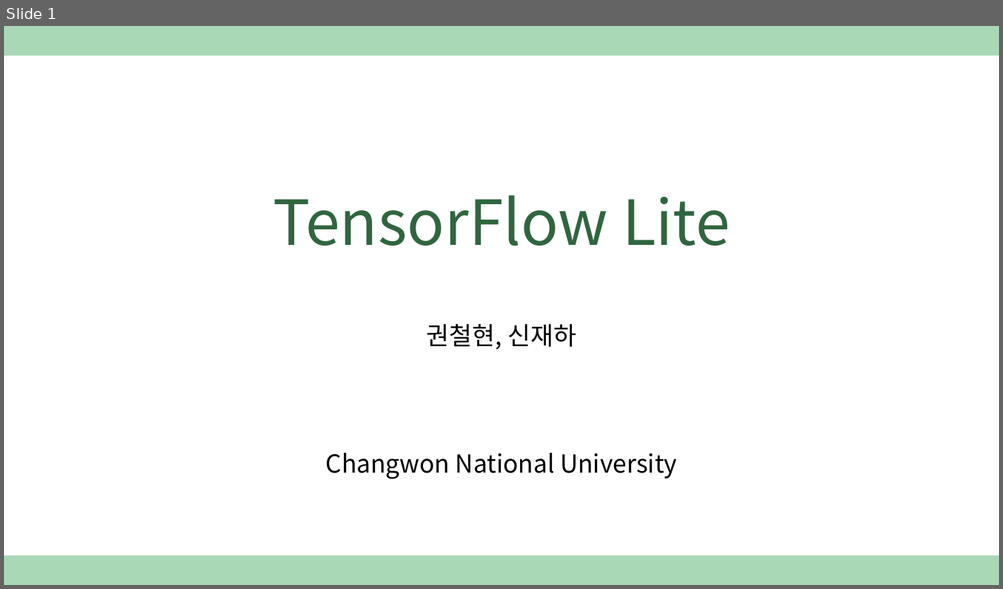
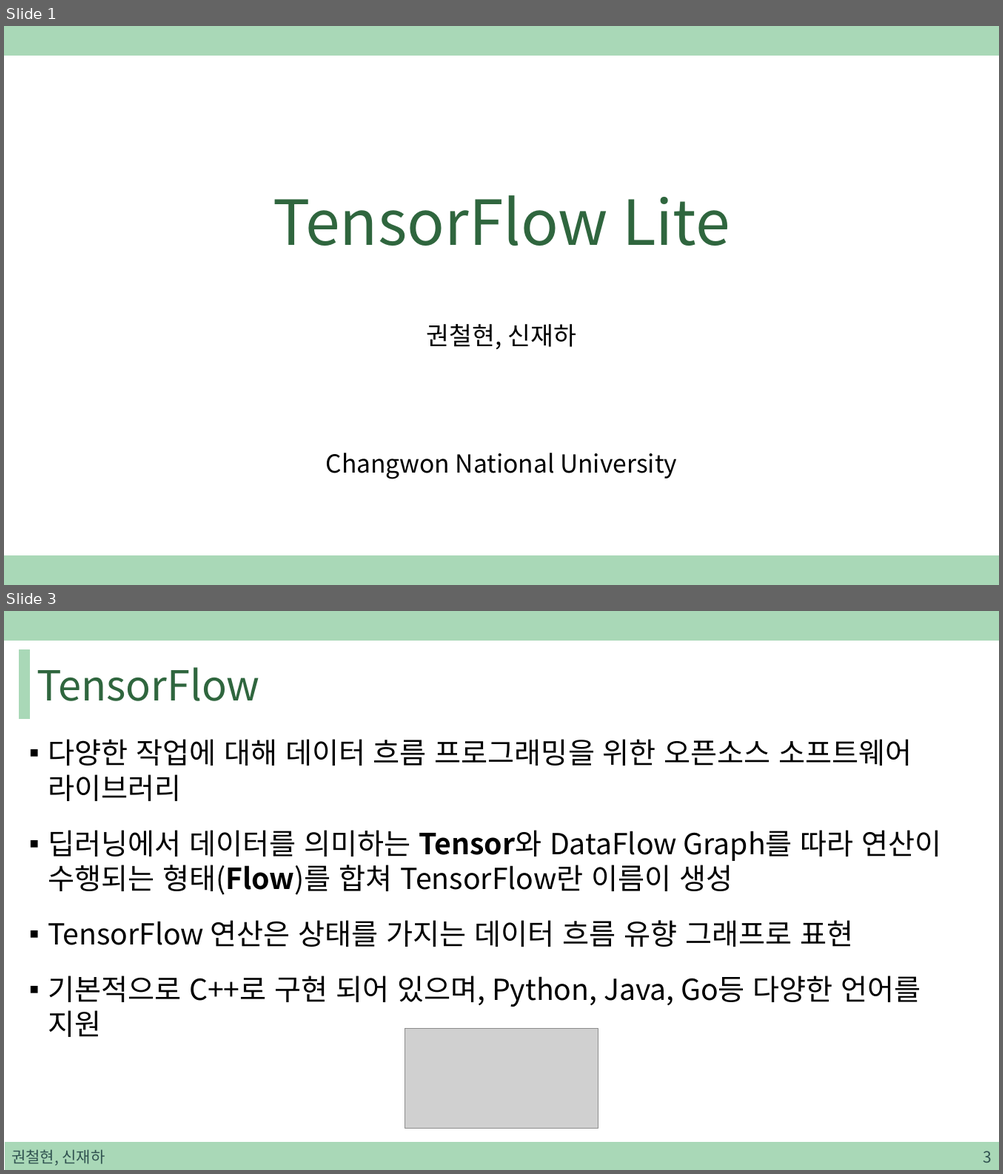
Before and after one commit to sjh4287/capston, a slide deck: 2022.01.07/TensorFlow Lite.pptx. Shown one above the other, each under a label of ours: slide 1 before the commit, slides 1 and 3 after it; the slides between them are not shown. The pictures are 1003x589 and 1003x1174 pixels, drawn with LibreOffice and Linux fonts; fonts in the diff are those of the drawing; grey boxes stand for pictures. Boxes give left, top, right and bottom in pixels: in the first picture for what was removed or moved away, otherwise in the second. Text is boxed around its words. In the diff, an @@ line names an element or a change of style, - is before the commit and + after.

Commit message:
Update TensorFlow Lite.pptx
PPT 내용작성 1

```diff
--- a/2022.01.07/TensorFlow Lite.pptx
+++ b/2022.01.07/TensorFlow Lite.pptx
@@ slide 3 added at <box>4,611,999,1170</box>, background #FFFFFF; not listed: 1 template element that a slide beside it also shows @@
@@ rectangle added at <box>20,649,29,718</box>, fill #A9D8B7, outline #A9D8B7 1 pt @@
@@ title added at <box>37,667,260,701</box>, 40 pt, text #2F663E @@
+TensorFlow
@@ text added at <box>48,739,942,1037</box>, 28 pt, text #000000 @@
+▪ 다양한 작업에 대해 데이터 흐름 프로그래밍을 위한 오픈소스 소프트웨어 라이브러리
+▪ 딥러닝에서 데이터를 의미하는 Tensor와 DataFlow Graph를 따라 연산이 수행되는 형태(Flow)를 합쳐 TensorFlow란 이름이 생성
+▪ TensorFlow 연산은 상태를 가지는 데이터 흐름 유향 그래프로 표현
+▪ 기본적으로 C++로 구현 되어 있으며, Python, Java, Go등 다양한 언어를 지원
@@ picture added at <box>404,1029,597,1129</box> @@
@@ rectangle added at <box>5,1143,999,1170</box>, fill #A9D8B7, outline #A9D8B7 1 pt @@
@@ text added at <box>11,1150,105,1166</box>, 15 pt, text #305250 @@
+권철현, 신재하
@@ page number added at <box>982,1151,991,1163</box>, 15 pt, text #305250 @@
+3
```
Also in this commit, not shown: 9 other slides added.
